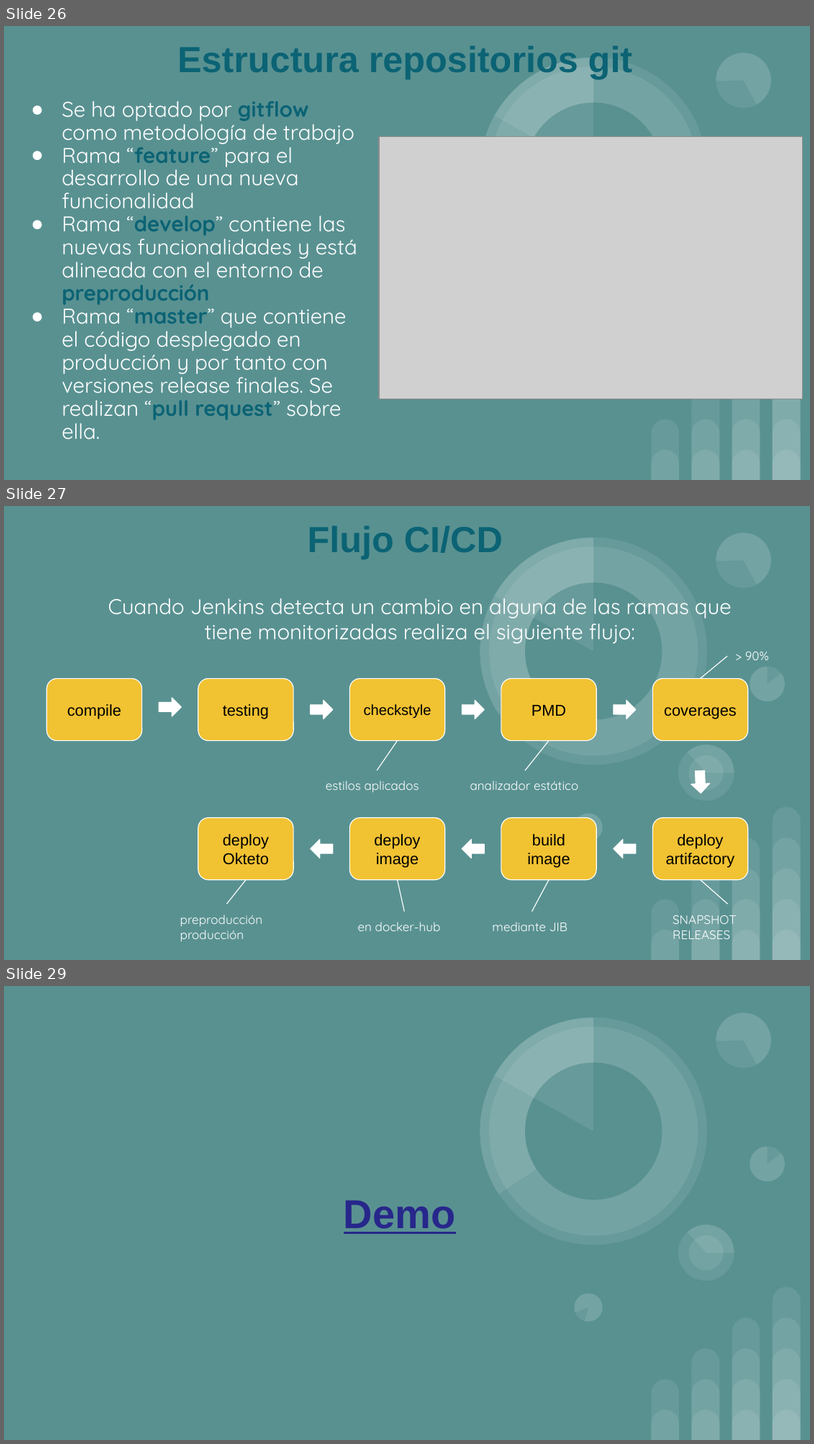
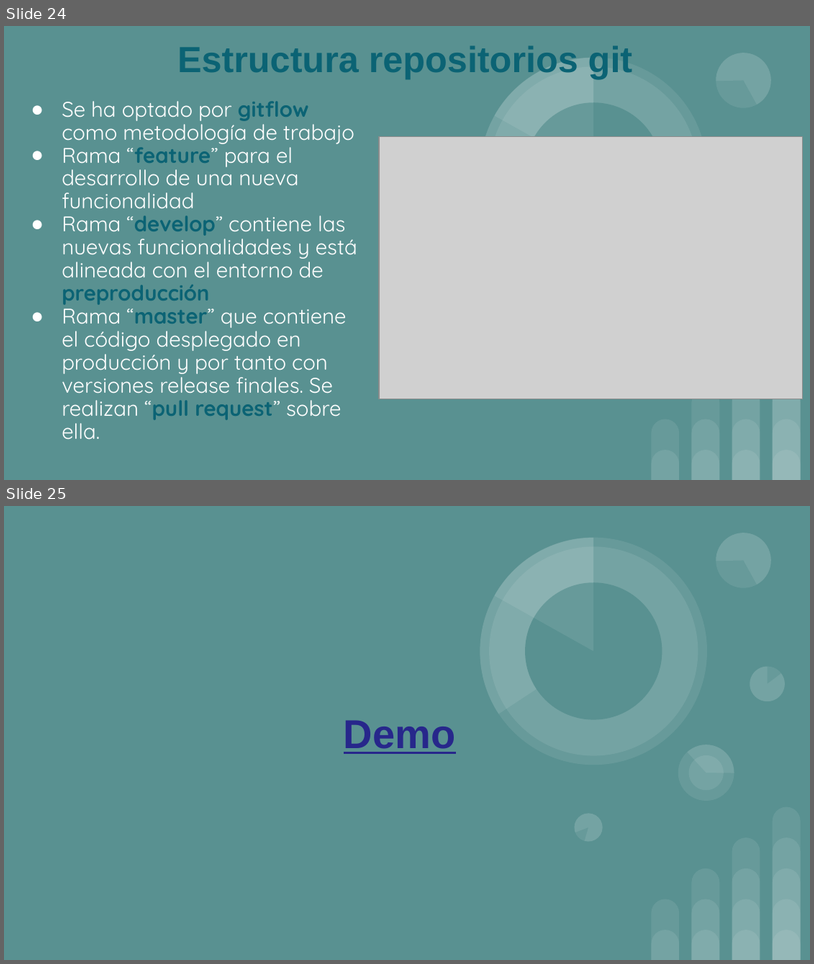
Before and after one commit to agat-prog/mca-filesmanagement-infrastructure, a slide deck: docs/Presentación-TFM-FIles_management_agat.pptx. Shown one above the other, each under a label of ours: slides 26, 27 and 29 before the commit, slides 24 and 25 after it; the slides between them are not shown. The pictures are 814x1444 and 814x964 pixels, drawn with LibreOffice and Linux fonts; fonts in the diff are those of the drawing; grey boxes stand for pictures. Boxes give left, top, right and bottom in pixels: in the first picture for what was removed or moved away, otherwise in the second. Text is boxed around its words. In the diff, an @@ line names an element or a change of style, - is before the commit and + after.

```diff
--- a/docs/Presentación-TFM-FIles_management_agat.pptx
+++ b/docs/Presentación-TFM-FIles_management_agat.pptx
@@ slide 27 removed at (x1=4, y1=506, x2=810, y2=960), background #599191; not listed: 28 template elements that a slide beside it also shows @@
@@ title removed at (x1=308, y1=525, x2=503, y2=559) @@
-Flujo CI/CD
@@ subtitle removed at (x1=108, y1=592, x2=732, y2=644) @@
-Cuando Jenkins detecta un cambio en alguna de las ramas que tiene monitorizadas realiza el siguiente flujo:
@@ line removed from (728, 656) to (701, 679) @@
@@ text removed at (x1=746, y1=651, x2=769, y2=660) @@
-> 90%
@@ rounded rectangle removed at (x1=46, y1=679, x2=142, y2=741) @@
-compile
@@ right arrow removed at (x1=159, y1=697, x2=181, y2=716) @@
@@ rounded rectangle removed at (x1=198, y1=679, x2=293, y2=741) @@
-testing
@@ rounded rectangle removed at (x1=350, y1=679, x2=445, y2=741) @@
-checkstyle
@@ rounded rectangle removed at (x1=502, y1=679, x2=597, y2=741) @@
-PMD
@@ rounded rectangle removed at (x1=653, y1=679, x2=748, y2=741) @@
-coverages
@@ right arrow removed at (x1=311, y1=700, x2=333, y2=719) @@
@@ right arrow removed at (x1=462, y1=700, x2=485, y2=719) @@
@@ right arrow removed at (x1=614, y1=700, x2=636, y2=719) @@
@@ line removed from (398, 741) to (378, 770) @@
@@ line removed from (549, 741) to (526, 770) @@
@@ text removed at (x1=326, y1=780, x2=419, y2=793) @@
-estilos aplicados
@@ text removed at (x1=471, y1=780, x2=579, y2=790) @@
-analizador estático
@@ right arrow removed at (x1=691, y1=770, x2=710, y2=793) @@
@@ rounded rectangle removed at (x1=198, y1=817, x2=293, y2=880) @@
-deploy Okteto
@@ rounded rectangle removed at (x1=350, y1=817, x2=445, y2=880) @@
-deploy image
@@ rounded rectangle removed at (x1=502, y1=817, x2=597, y2=880) @@
-build image
@@ rounded rectangle removed at (x1=653, y1=817, x2=748, y2=880) @@
-deploy artifactory
@@ right arrow removed at (x1=311, y1=839, x2=333, y2=857) @@
@@ right arrow removed at (x1=462, y1=839, x2=485, y2=857) @@
@@ right arrow removed at (x1=614, y1=839, x2=636, y2=857) @@
@@ line removed from (246, 880) to (226, 903) @@
@@ line removed from (398, 880) to (405, 911) @@
@@ line removed from (549, 880) to (532, 911) @@
@@ line removed from (701, 880) to (728, 903) @@
@@ text removed at (x1=180, y1=914, x2=263, y2=942) @@
-preproducción
-producción
@@ text removed at (x1=673, y1=915, x2=737, y2=939) @@
-SNAPSHOT
-RELEASES
@@ text removed at (x1=358, y1=921, x2=441, y2=931) @@
-en docker-hub
@@ text removed at (x1=492, y1=921, x2=568, y2=931) @@
-mediante JIB
@@ what was slide 26 is now slide 24 @@
@@ what was slide 29 is now slide 25 @@
```
Also in this commit, not shown: 5 slides changed, 5 other slides removed, 2 other files.
